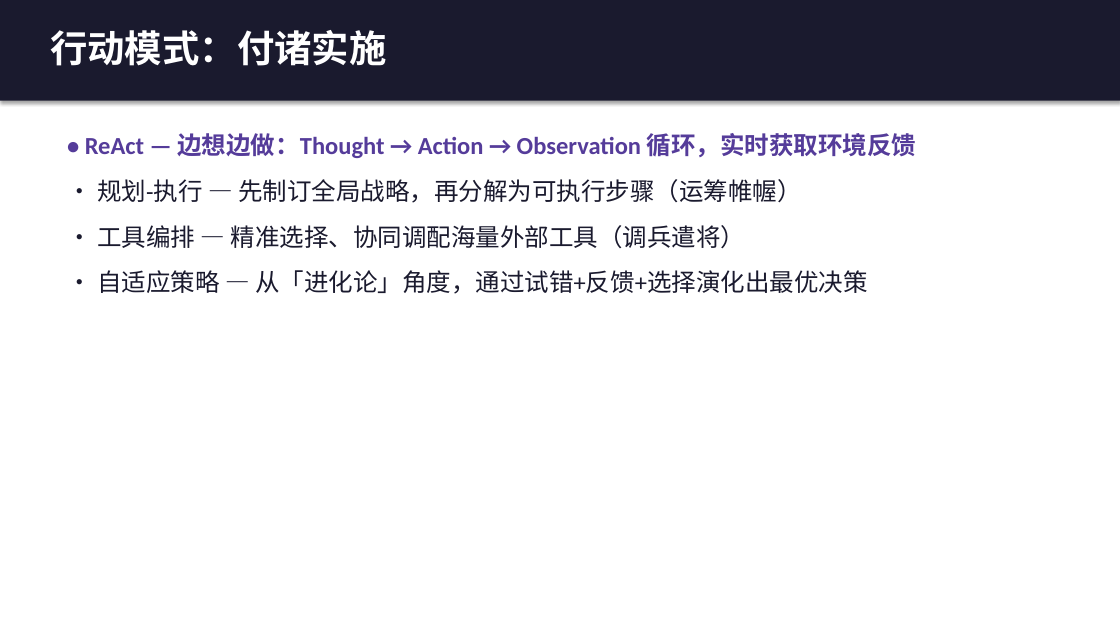
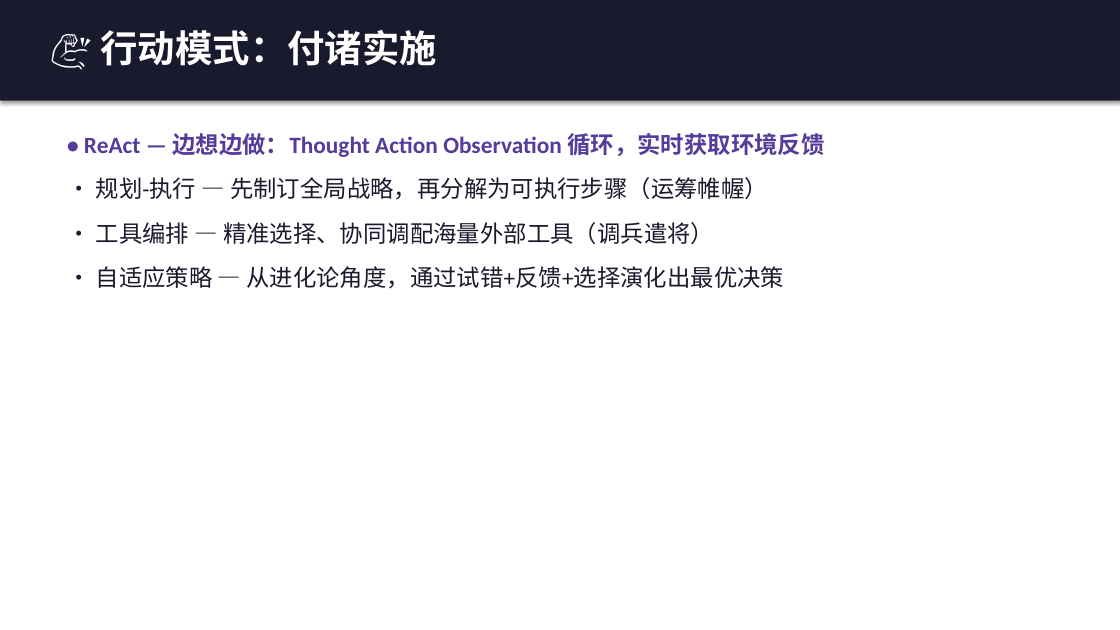
Before and after one commit to tanteng/blog, a slide deck: slide 26 of static/reports/agent-design-patterns-book-intro.pptx (slide 24 before the commit). Drawn at 1120x630 pixels with LibreOffice and Linux fonts; fonts in the diff are those of the drawing. Boxes give left, top, right and bottom in pixels: in the first picture for what was removed or moved away, otherwise in the second. Text is boxed around its words. In the diff, an @@ line names an element or a change of style, - is before the commit and + after.

```diff
--- a/static/reports/agent-design-patterns-book-intro.pptx
+++ b/static/reports/agent-design-patterns-book-intro.pptx
@@ text at [101,30,437,66]: text changed @@
-行动模式：付诸实施
+💪 行动模式：付诸实施
@@ text at [84,133,824,157]: text changed; size 21 to 20 pt @@
-• ReAct — 边想边做：Thought → Action → Observation 循环，实时获取环境反馈
+• ReAct — 边想边做：Thought Action Observation 循环，实时获取环境反馈
@@ text at [96,177,768,244]: size 21 to 20 pt in "• 规划-执行 — 先制订全局战略，再分解为可执行步骤（运筹帷幄）", "• 工具编排 — 精准选择、协同调配海量外部工具（调兵遣将）" @@
@@ text at [96,266,784,289]: text changed; size 21 to 20 pt @@
-• 自适应策略 — 从「进化论」角度，通过试错+反馈+选择演化出最优决策
+• 自适应策略 — 从进化论角度，通过试错+反馈+选择演化出最优决策
```
Also in this commit, not shown: 18 other slides changed, 6 slides added, 4 slides removed.
